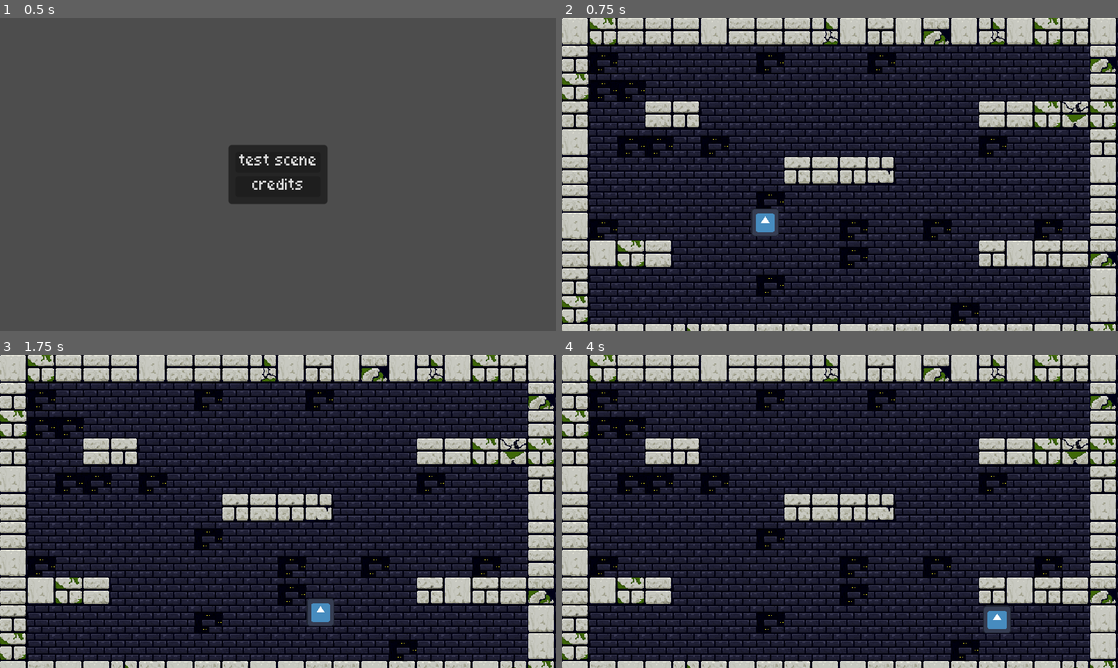
Above: before the commit, frames 1-4 (two rows, left to right).
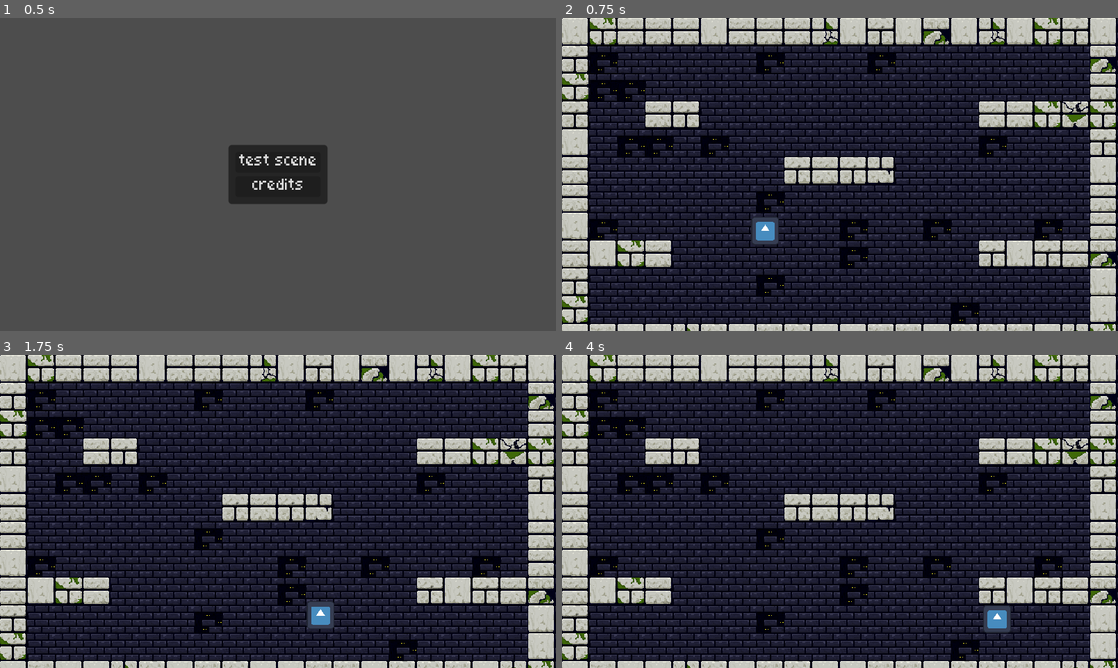
Above: after the commit, the same moments.

Repository: vhoyer/code-for-a-cause
Game: Godot game, scene res://stages/main/main.tscn
Two runs of this game, one before a commit and one after it. Both use one fixed random seed, a clock stepped at 60 frames per second and the inputs below. The engine's default icon, where the game draws it, is replaced by a stand-in: a white triangle on a blue panel in a dark square.
Inputs:
- Up to frame 1 (0.5 s): no input
- Up to frame 2 (0.75 s): click "test scene" at 0.5 s
- Up to frame 3 (1.75 s): tap Enter at 1.25 s; hold D (right) from 1.28 s (still down); tap Space (jump) at 1.52 s
- Up to frame 4 (4 s): tap Space (jump) at 2.27, 3.77 s; release D (right) at 2.78 s; hold A (left) 2.78-3.53 s; hold D (right) from 3.53 s (still down)

Frame 1 is identical in both runs. In frame 2, 0.3% of the frame differs, in the area x 34-39%, y 60-73%; in frame 3, 0.2%; in frame 4, less than 0.1%.

Commit message:
🔧 Tweak jump gravity curve

Diff:
--- a/stages/test_level/test_level.tscn
+++ b/stages/test_level/test_level.tscn
@@ -42,9 +42,11 @@
 sources/1 = SubResource("TileSetAtlasSource_mjfo7")
 
 [sub_resource type="Curve" id="Curve_bg0q3"]
-_data = [Vector2(0, 0), 0.0, 0.0, 0, 0, Vector2(1, 1), 0.0, 0.0, 0, 0]
-point_count = 2
+max_value = 2.0
+_data = [Vector2(0, 0), 0.0, 0.0, 0, 0, Vector2(0.25, 0.5), 0.0, 0.0, 0, 0, Vector2(0.75, 1.5), 0.0, 0.0, 0, 0, Vector2(1, 1), 0.0, 0.0, 0, 0]
+point_count = 4
 metadata/_snap_enabled = true
+metadata/_snap_count = 20
 
 [sub_resource type="CapsuleShape2D" id="CapsuleShape2D_rtpf8"]
 radius = 16.0
